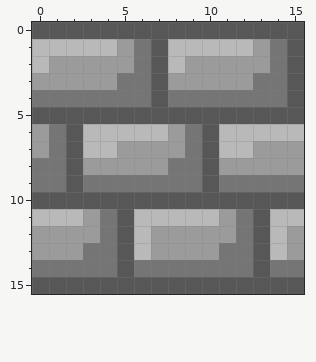
Pixel-art sprite: Unit 3 Fisica Platformer/data/mario_terrain/brick_2.png. The picture above is the old version.
The file is 32x32 pixels, drawn in blocks of 2x2; one block is one cell here.
The same view after the edit:
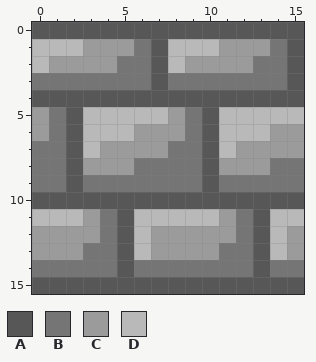
Palette (. is transparent): A #575757  B #757575  C #9b9b9b  D #b9b9b9
Change:
y 1: x 3..4 DD -> CC; x 11..12 DD -> CC
y 2: x 5 C -> B; x 13 C -> B
y 3: x 0..4 CCCCC -> BBBBB; x 8..12 CCCCC -> BBBBB
y 4: x 0..6 BBBBBBB -> AAAAAAA; x 8..14 BBBBBBB -> AAAAAAA
y 5: x 0..1 AA -> CB; x 3..9 AAAAAAA -> DDDDDCB; x 11..15 AAAAA -> DDDDD
y 6: x 6..7 DD -> CC; x 14..15 DD -> CC
y 7: x 0 C -> B; x 4 D -> C; x 8 C -> B; x 12 D -> C
y 8: x 6..7 CC -> BB; x 14..15 CC -> BB
Pixel boxes of the changes (left, top, right, bottom) in both pictures:
changed: (32, 39, 304, 175)
